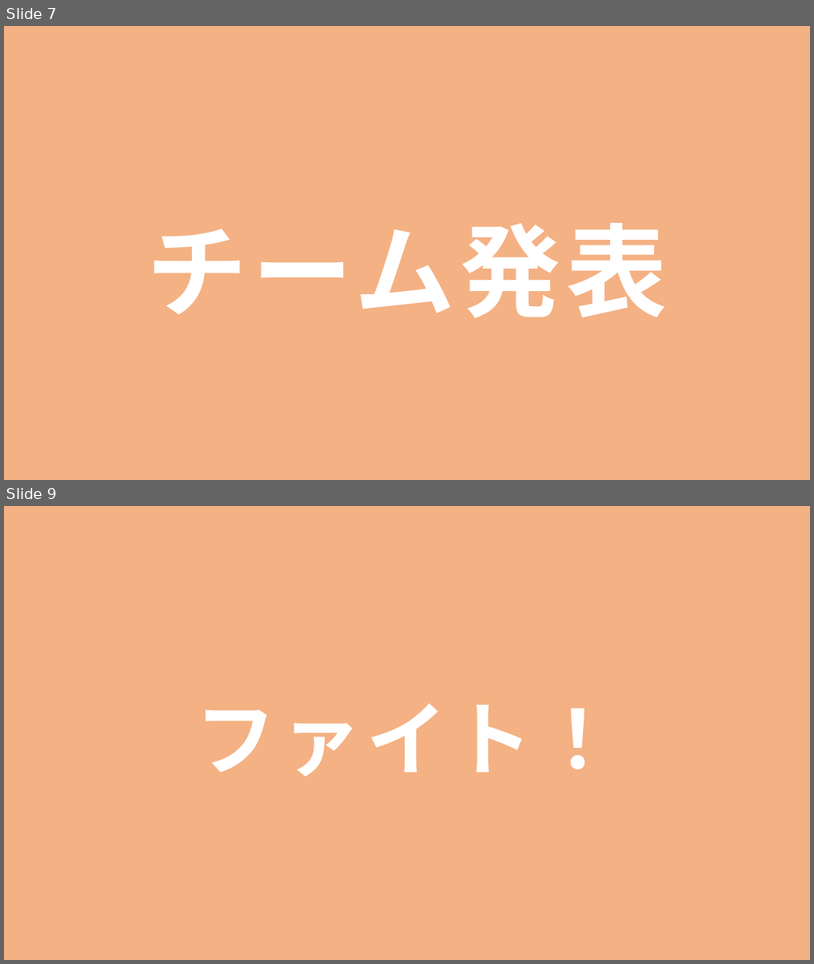
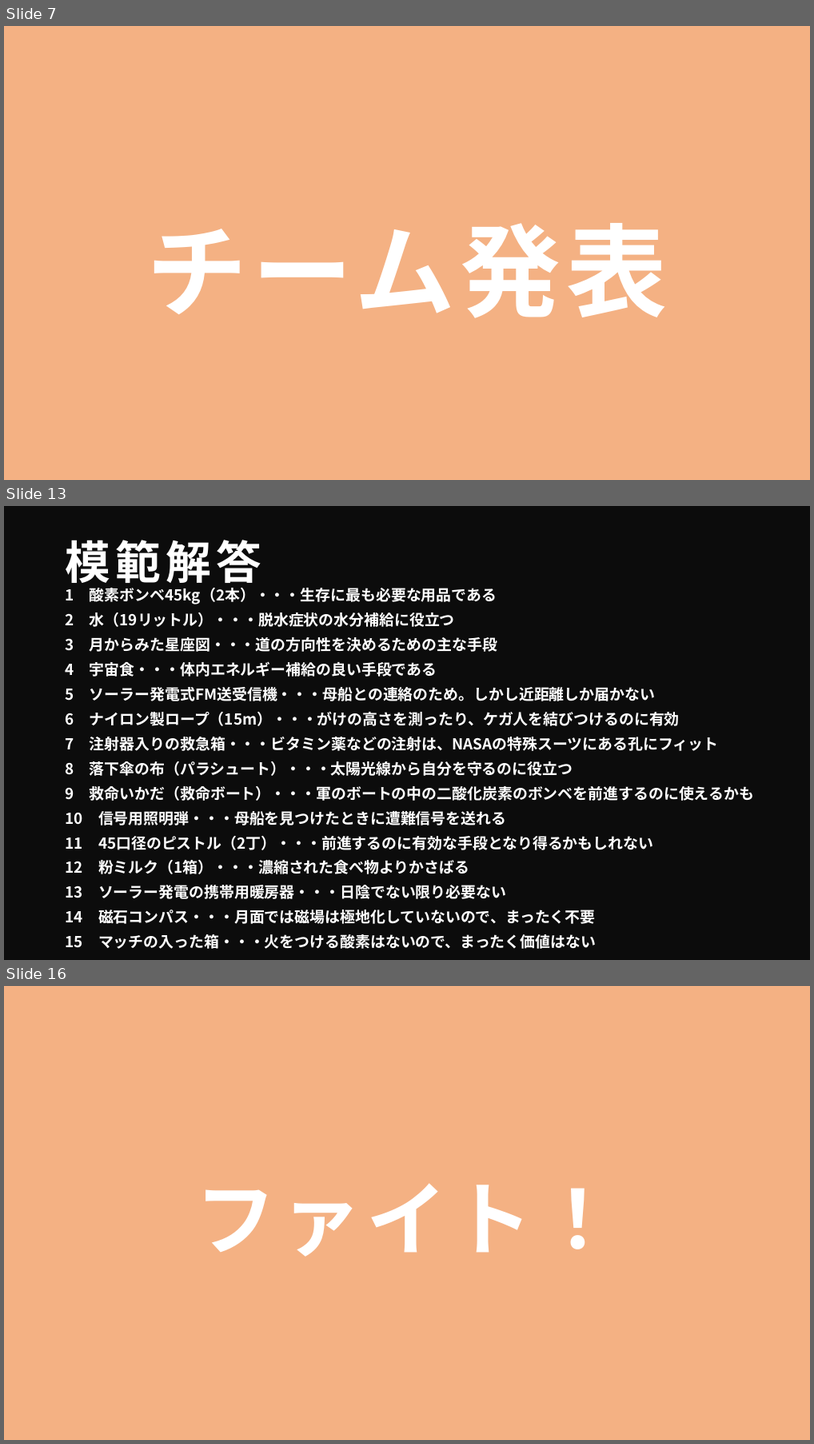
Before and after one commit to jack-app/jackhack2018_management, a slide deck: pptx/jackhack2018_opening.pptx. Shown one above the other, each under a label of ours: slides 7 and 9 before the commit, slides 7, 13 and 16 after it; the slides between them are not shown. The pictures are 814x964 and 814x1444 pixels, drawn with LibreOffice and Linux fonts; fonts in the diff are those of the drawing; background and template pictures are left out; a plain dark background stands for a picture behind light text. Boxes give left, top, right and bottom in pixels: in the first picture for what was removed or moved away, otherwise in the second. Text is boxed around its words. In the diff, an @@ line names an element or a change of style, - is before the commit and + after.

```diff
--- a/pptx/jackhack2018_opening.pptx
+++ b/pptx/jackhack2018_opening.pptx
@@ slide 13 added at [4, 506, 810, 960], background picture (left out) @@
@@ rectangle added at [4, 506, 810, 960], fill #000000 at 70% opacity, outline #325491 1 pt @@
@@ title added at [66, 540, 262, 591], 54 pt, text #FFFFFF, bold @@
+模範解答
@@ text added at [66, 588, 754, 948], 18 pt, text #FFFFFF, bold @@
+1 酸素ボンベ45kg（2本）・・・生存に最も必要な用品である
+2 水（19リットル）・・・脱水症状の水分補給に役立つ
+3 月からみた星座図・・・道の方向性を決めるための主な手段
+4 宇宙食・・・体内エネルギー補給の良い手段である
+5 ソーラー発電式FM送受信機・・・母船との連絡のため。しかし近距離しか届かない
+6 ナイロン製ロープ（15m）・・・がけの高さを測ったり、ケガ人を結びつけるのに有効
+7 注射器入りの救急箱・・・ビタミン薬などの注射は、NASAの特殊スーツにある孔にフィット
+8 落下傘の布（パラシュート）・・・太陽光線から自分を守るのに役立つ
+9 救命いかだ（救命ボート）・・・軍のボートの中の二酸化炭素のボンベを前進するのに使えるかも
+10 信号用照明弾・・・母船を見つけたときに遭難信号を送れる
+11 45口径のピストル（2丁）・・・前進するのに有効な手段となり得るかもしれない
+12 粉ミルク（1箱）・・・濃縮された食べ物よりかさばる
+13 ソーラー発電の携帯用暖房器・・・日陰でない限り必要ない
+14 磁石コンパス・・・月面では磁場は極地化していないので、まったく不要
+15 マッチの入った箱・・・火をつける酸素はないので、まったく価値はない
@@ what was slide 9 is now slide 16 @@
```
Also in this commit, not shown: 4 slides changed, 6 other slides added, 1 other file.
